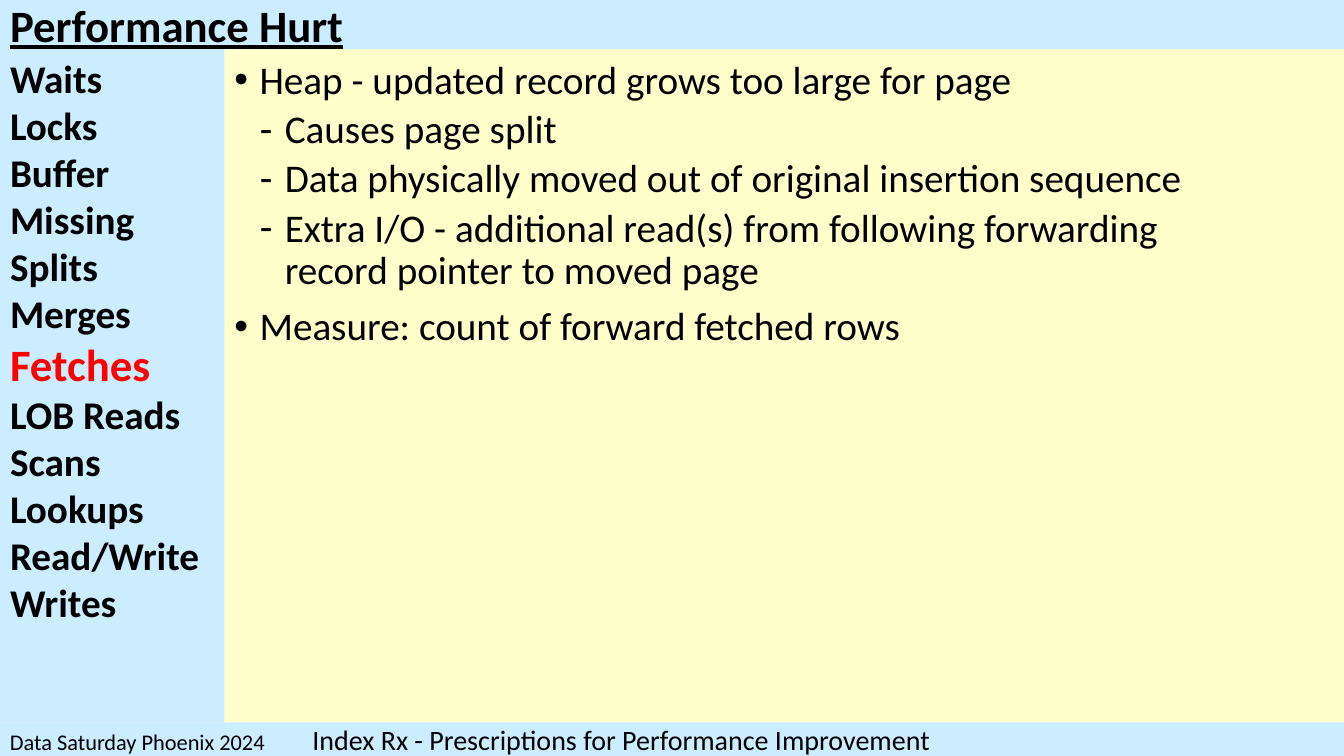
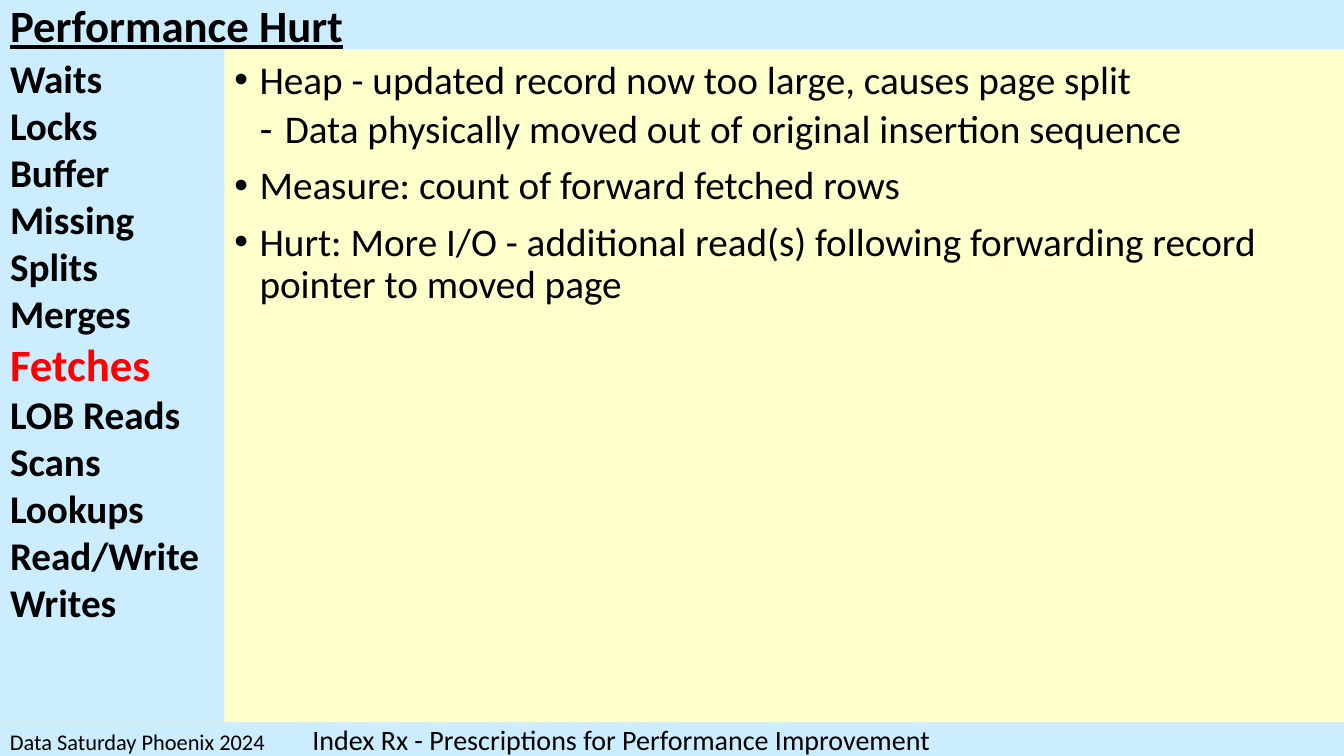
Before and after one commit to SQLXL/SQLXL, a slide deck: slide 17 of SQLXL_Index.pptx (slide 22 before the commit). Drawn at 1344x756 pixels with LibreOffice and Linux fonts; fonts in the diff are those of the drawing. Boxes give left, top, right and bottom in pixels: in the first picture for what was removed or moved away, otherwise in the second. Text is boxed around its words. In the diff, an @@ line names an element or a change of style, - is before the commit and + after.

```diff
--- a/SQLXL_Index.pptx
+++ b/SQLXL_Index.pptx
@@ text at (260,66,1131,101): text changed @@
-• Heap - updated record grows too large for page
-  ‐ Causes page split
+• Heap - updated record now too large, causes page split
@@ text at (260,227,1255,305): paragraph added @@
+• Hurt: More I/O - additional read(s) following forwarding record
+  pointer to moved page
@@ text at (285,213,1157,291): paragraph removed @@
-  ‐ Extra I/O - additional read(s) from following forwarding
-    record pointer to moved page
```
Also in this commit, not shown: 44 other slides changed, 1 slide added, 10 slides removed, 1 other file.
